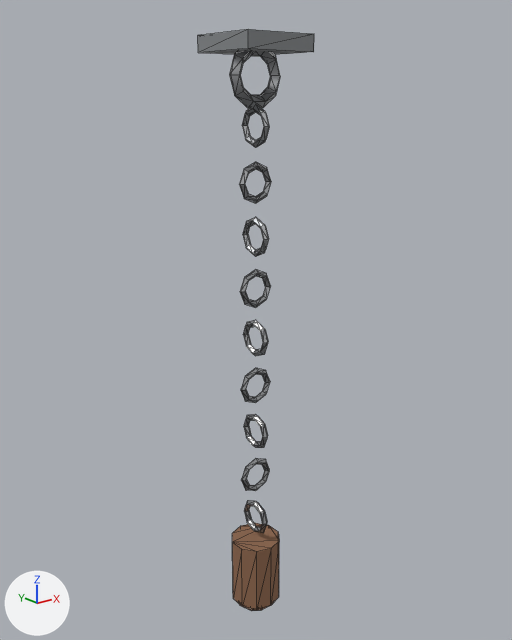
What one commit did to the FBX model unity/HorrorGame/Assets/Models/Dressing/Dress_ChainHang.fbx.
Camera for both pictures: a 50 mm camera at (-0.689, -0.862, -0.087) aimed at (0.011, 0.012, -0.437). Lighting does not change. The marker at lower left points along +X, +Y and +Z. The first picture is the older version. Mesh edges are drawn as thin lines.

In view in the first picture: 'Dress_ChainHang'.
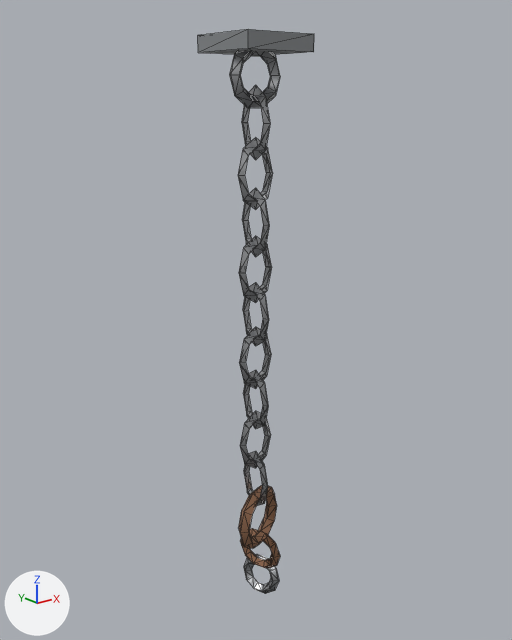
Location of each change, (x1, y1, x2, y2) in pixels of the pictures (512 x 640 px; the box of a moved part takes in the faces that stretch with it):
'Dress_ChainHang', reshaped: before (198, 29, 314, 611); after (198, 29, 314, 594)
part 1 of me_cube, added (brown): after (240, 528, 280, 568)
part 2 of me_cube, moved or reshaped (mostly hidden before): before (239, 604, 266, 611); after (244, 554, 279, 594)
part 3 of me_cube, rebuilt (77% taller): before (242, 106, 269, 148); after (242, 85, 270, 160)
part 4 of me_cube, rebuilt (71% taller): before (243, 217, 269, 257); after (242, 188, 269, 257)
part 5 of me_cube, rebuilt (6% wider, 79% taller): before (240, 270, 271, 307); after (239, 236, 272, 303)
part 6 of me_cube, rebuilt (76% taller): before (243, 320, 268, 356); after (243, 282, 269, 346)
part 7 of me_cube, added (brown): after (239, 485, 277, 548)
part 8 of me_cube, added: after (239, 327, 271, 389)
part 9 of me_cube, added: after (243, 370, 268, 429)
part 10 of me_cube, added: after (244, 451, 268, 506)
part 11 of me_cube, deleted: before (244, 500, 267, 533)
part 12 of me_cube, reshaped: before (239, 162, 271, 491); after (238, 137, 273, 468)
part 13 of me_cube, deleted (brown): before (232, 523, 279, 609)

What the commit changed:
me_cube is used by ob_dress_chainhang; location (0.0, 0.0, 0.0).
me_cube had 396 vertices, 784 faces and spanned x -0.06..0.06, y -0.06..0.06, z -0.977..0.0.
me_cube now has 384 vertices, 764 faces and spans x -0.06..0.061, y -0.06..0.06, z -0.977..0.0.
me_cube part 1: the loose piece of 40 vertices spanning x -0.048..0.048, y -0.01..0.01, z -0.102..-0.01 is copied, and the copy is multiplied about its middle by the matrix ((-0.306, -0.836, -0.088), (0.841, -0.304, -0.032), (0.0, -0.094, 0.89)), then moved by (0.018, 0.01, -0.822), in mat_dress_rustheavy (brown #8c664c); it spans x -0.002..0.038, y -0.03..0.05, z -0.919..-0.837.
me_cube part 2: the loose piece of 40 vertices spanning x -0.037..0.037, y -0.035..0.035, z -0.977..-0.959 is multiplied about its middle by the matrix ((-0.363, 0.104, 0.991), (0.996, 0.038, 0.361), (0.0, 1.054, -0.111)), then moved by (0.026, 0.016, 0.028), in mat_dress_steelbare (grey #b3b5b8).
me_cube part 3: the loose piece of 32 vertices spanning x -0.006..0.006, y -0.032..0.032, z -0.159..-0.096 is rebuilt with 24 vertices and now spans x -0.005..0.005, y -0.034..0.034, z -0.178..-0.069.
me_cube part 4: the loose piece of 32 vertices spanning x -0.006..0.006, y -0.032..0.032, z -0.327..-0.264 is rebuilt with 24 vertices and now spans x -0.005..0.005, y -0.034..0.034, z -0.328..-0.219.
me_cube part 5: the loose piece of 32 vertices spanning x -0.032..0.032, y -0.006..0.006, z -0.411..-0.348 is rebuilt with 24 vertices and now spans x -0.034..0.034, y -0.005..0.005, z -0.403..-0.294.
me_cube part 6: the loose piece of 32 vertices spanning x -0.006..0.006, y -0.032..0.032, z -0.495..-0.431 is rebuilt with 24 vertices and now spans x -0.005..0.005, y -0.034..0.034, z -0.477..-0.369.
me_cube part 7: a new loose piece of 40 vertices spanning x -0.049..0.061, y -0.027..0.027, z -0.856..-0.744, in mat_dress_rustheavy (brown #8c664c).
me_cube part 8: a new loose piece of 24 vertices spanning x -0.034..0.034, y -0.005..0.005, z -0.552..-0.443, in mat_dress_steelbare (grey #b3b5b8).
me_cube part 9: a new loose piece of 24 vertices spanning x -0.005..0.005, y -0.034..0.034, z -0.627..-0.518, in mat_dress_steelbare (grey #b3b5b8).
me_cube part 10: a new loose piece of 24 vertices spanning x -0.005..0.005, y -0.034..0.034, z -0.777..-0.668, in mat_dress_steelbare (grey #b3b5b8).
me_cube part 11: the loose piece of 32 vertices spanning x -0.006..0.006, y -0.032..0.032, z -0.83..-0.767 is deleted.
Part 12, on me_cube:
126 vertices are removed from x -0.032..0.032, y -0.032..0.032, z -0.746..-0.18.
256 faces are deleted.
2 vertices move within x 0.0, y -0.005..0.005, z -0.688..-0.238.
31 vertices are added at x -0.034..0.034, y -0.005..0.0, z -0.702..-0.144.
15 new vertices lie (0.0, 0.01, 0.0) away from vertices in x -0.025..0.025, y -0.005, z -0.676..-0.158.
96 new faces join them, mat_dress_steelbare (grey #b3b5b8).
Part 13, on me_cube:
20 vertices are removed from x -0.042..0.042, y -0.044..0.044, z -0.96..-0.84.
36 faces are deleted.
